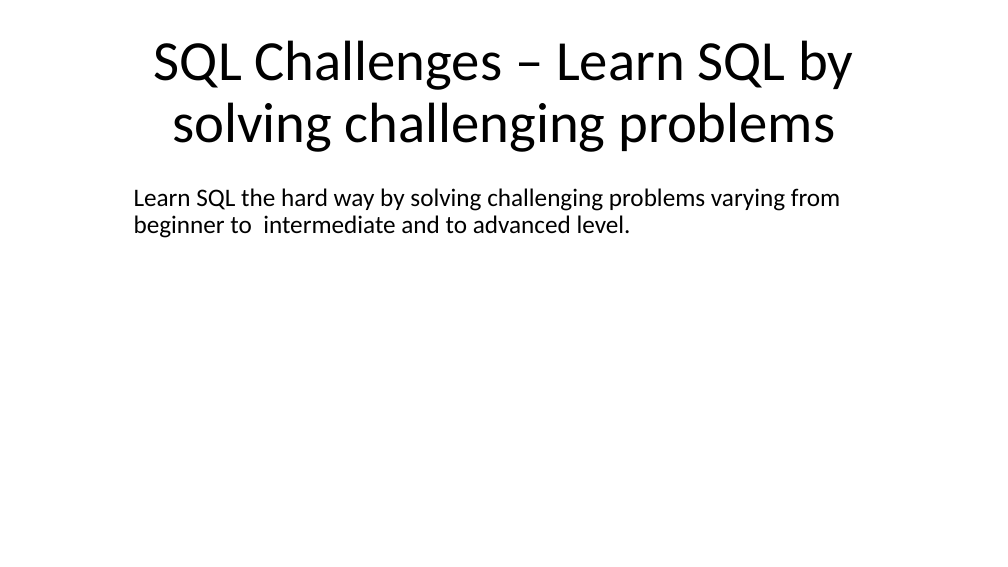
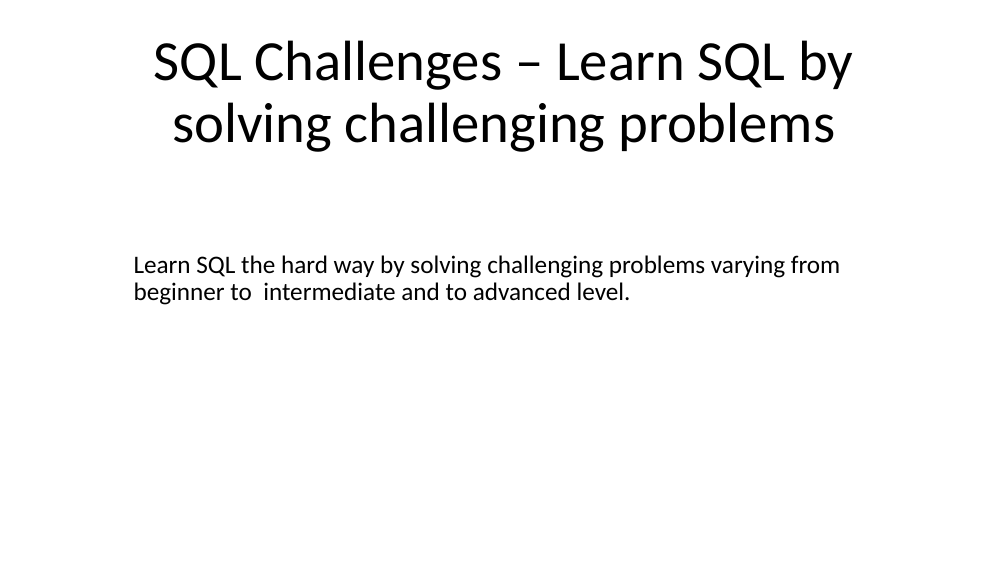
Before and after one commit to KaustubhSathe/sql-challenges, a slide deck: slide 1 of 1. Introduction/Introduction.pptx. Drawn at 1008x567 pixels with LibreOffice and Linux fonts; fonts in the diff are those of the drawing. Boxes give left, top, right and bottom in pixels: in the first picture for what was removed or moved away, otherwise in the second. Text is boxed around its words. In the diff, an @@ line names an element or a change of style, - is before the commit and + after.

```diff
--- a/1. Introduction/Introduction.pptx
+++ b/1. Introduction/Introduction.pptx
@@ subtitle "Learn SQL the hard way ...": place and size @@
-subtitle "Learn SQL the hard way ..." at (134,188,840,238)
+subtitle "Learn SQL the hard way ..." at (134,255,840,305)
```
Also in this commit, not shown: 5 other files.
